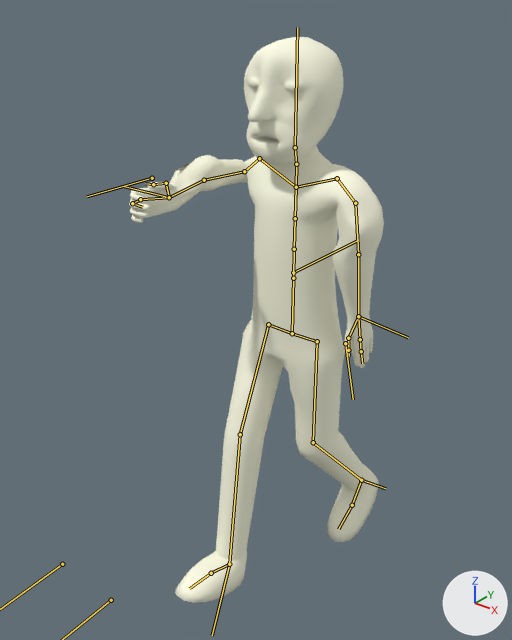
One commit to the Blender file trunk/bin/resources/models/Percy-44.blend: the scene before it, then after it.
Camera for both pictures: a 50 mm lens placed at (12.31, -17.33, 10.58), pointed at (-1.06, -0.62, 0.22). Every picture has the same lights, and +X, +Y and +Z are marked at lower right. Both versions are drawn at the pose saved in each file; the numbers are the values there. The bones that bend it are drawn over the model as lines.

Objects in the first picture: 'Percy'.
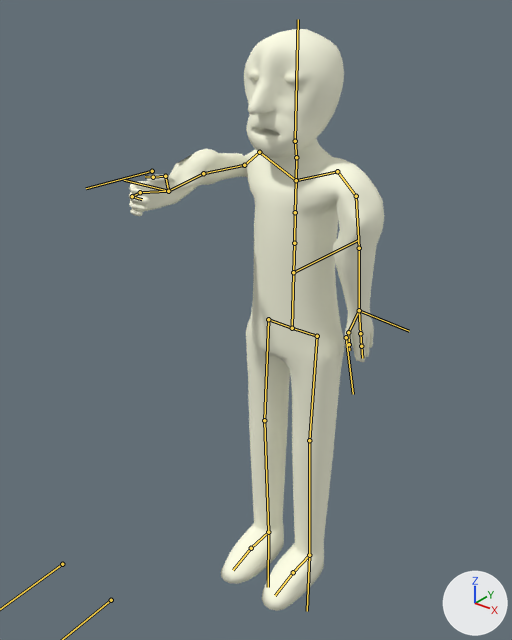
Location of each change, [x1, y1, x2, y2] in pixels of the pictures (512 x 640 px):
```json
{"object": "Percy", "change": "posed", "before": [129, 37, 384, 603], "after": [129, 29, 384, 611]}
{"bone": "leg.r", "before": "(229, 564) to (212, 635)", "after": "(268, 532) to (268, 587)"}
{"bone": "leg.l", "before": "(361, 480) to (385, 488)", "after": "(309, 555) to (307, 611)"}
{"bone": "toe.l", "before": "(352, 505) to (338, 529)", "after": "(293, 572) to (275, 595)"}
{"bone": "spine1", "before": "(292, 333) to (293, 278)", "after": "(292, 328) to (293, 272)"}
```

Scene script edits in JSON lines:
```json
{"block": "bone_leg_r", "where": "bone_leg_r = bpy.data.objects['Armature'].pose.bones['leg.r']  # child of 'root'"}
{"op": "set", "path": "bone_leg_r.location", "old": "(0.0, -0.15, -2.39)", "new": "(0.0, 0.0, 0.0)"}
{"op": "set", "path": "bone_leg_r.rotation_quaternion", "old": "(0.983, -0.186, 0.0, 0.0)", "new": "(1.0, 0.0, 0.0, 0.0)", "note": "degrees (-21, 0, 0) -> degrees (0, 0, 0)"}
{"block": "bone_leg_l", "where": "bone_leg_l = bpy.data.objects['Armature'].pose.bones['leg.l']  # child of 'root'"}
{"op": "set", "path": "bone_leg_l.location", "old": "(0.0, -1.29, 3.69)", "new": "(0.0, 0.0, 0.0)"}
{"op": "set", "path": "bone_leg_l.rotation_quaternion", "old": "(0.905, 0.424, 0.0, 0.0)", "new": "(1.0, 0.0, 0.0, 0.0)", "note": "degrees (50, 0, 0) -> degrees (0, 0, 0)"}
{"block": "bone_toe_l", "where": "bone_toe_l = bpy.data.objects['Armature'].pose.bones['toe.l']  # child of 'foot.l'"}
{"op": "set", "path": "bone_toe_l.rotation_quaternion", "old": "(0.959, -0.283, 0.0, 0.0)", "new": "(1.0, 0.0, 0.0, 0.0)", "note": "degrees (-33, 0, 0) -> degrees (0, 0, 0)"}
{"block": "bone_spine1", "where": "bone_spine1 = bpy.data.objects['Armature'].pose.bones['spine1']  # child of 'root'"}
{"op": "set", "path": "bone_spine1.location", "old": "(0.0, -0.2, 0.0)", "new": "(0.0, 0.0, 0.0)"}
```
